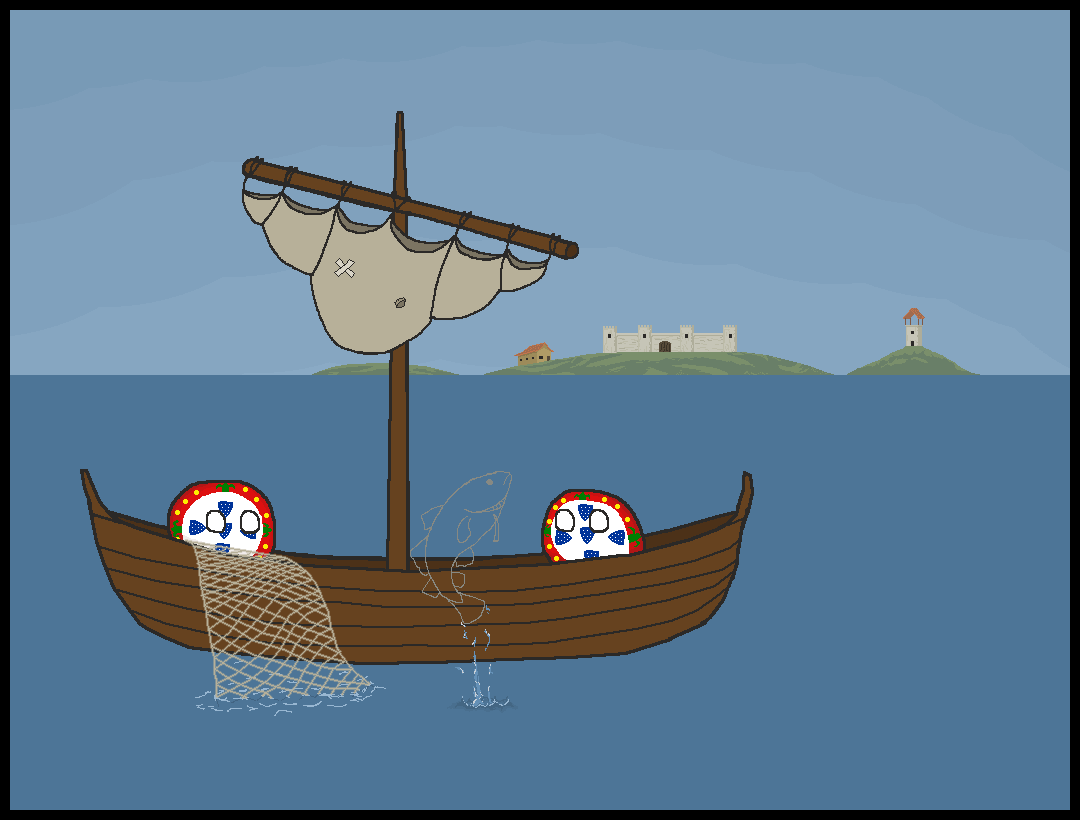
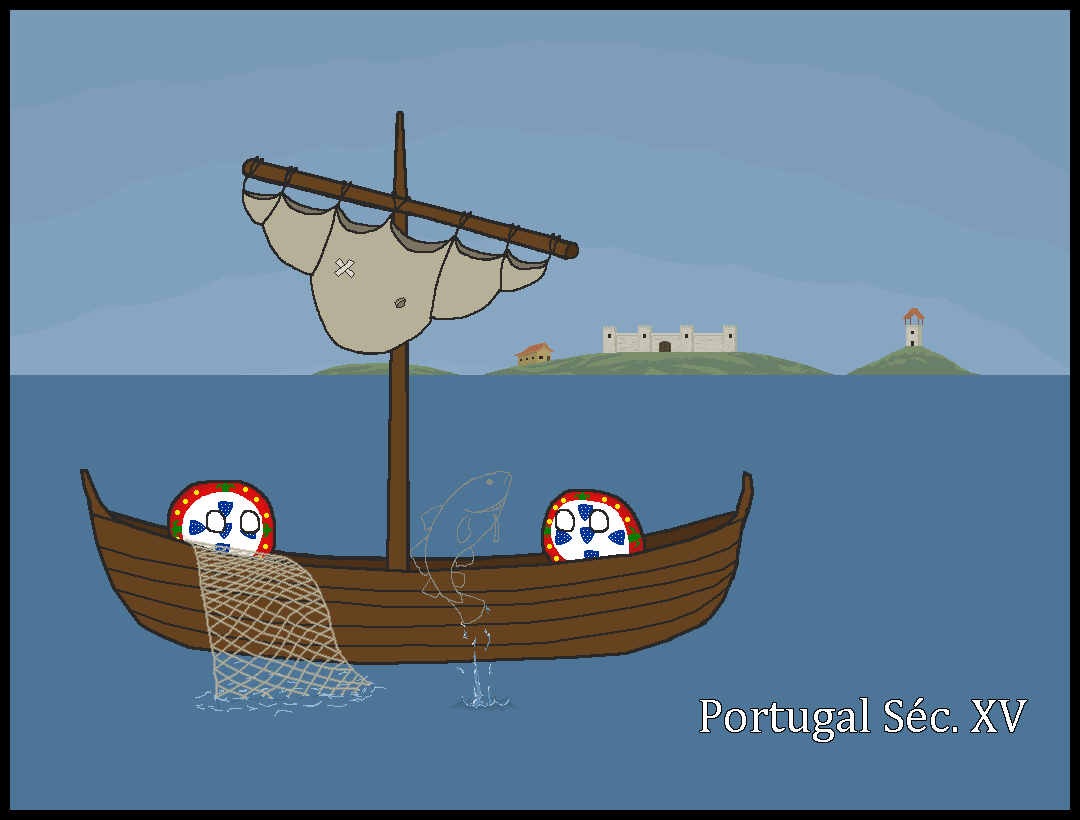
Before/after of a 1080 × 820 layered artwork. What changed in the layer stack:
added layer "Portugal Séc. XV" above "Layer 1" over [700, 698, 1027, 742]
